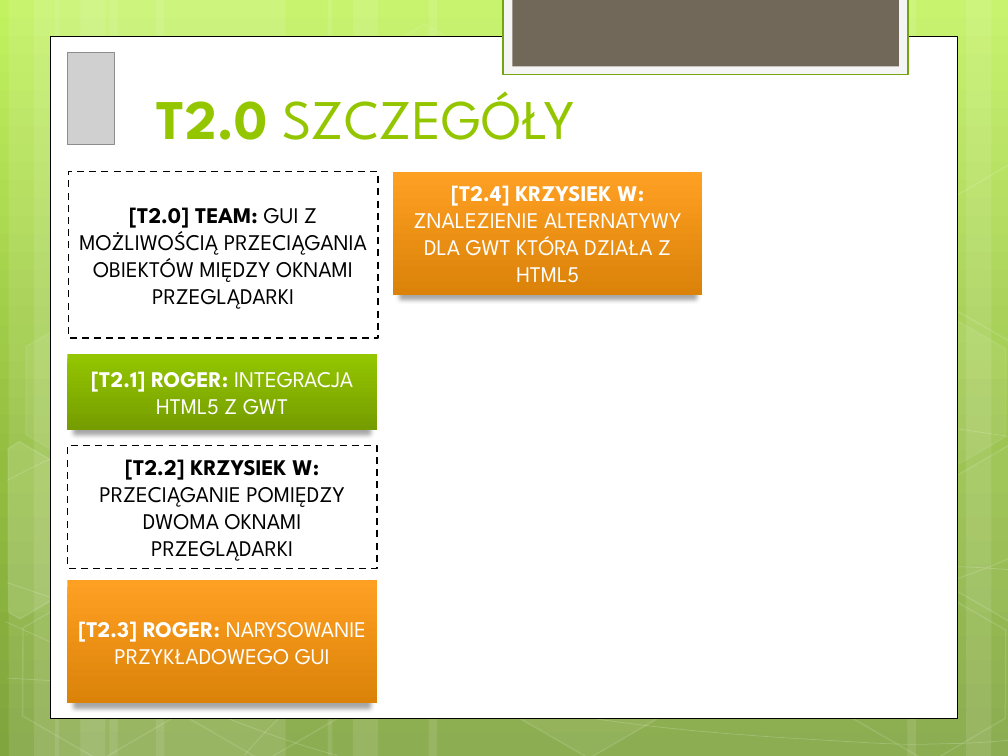
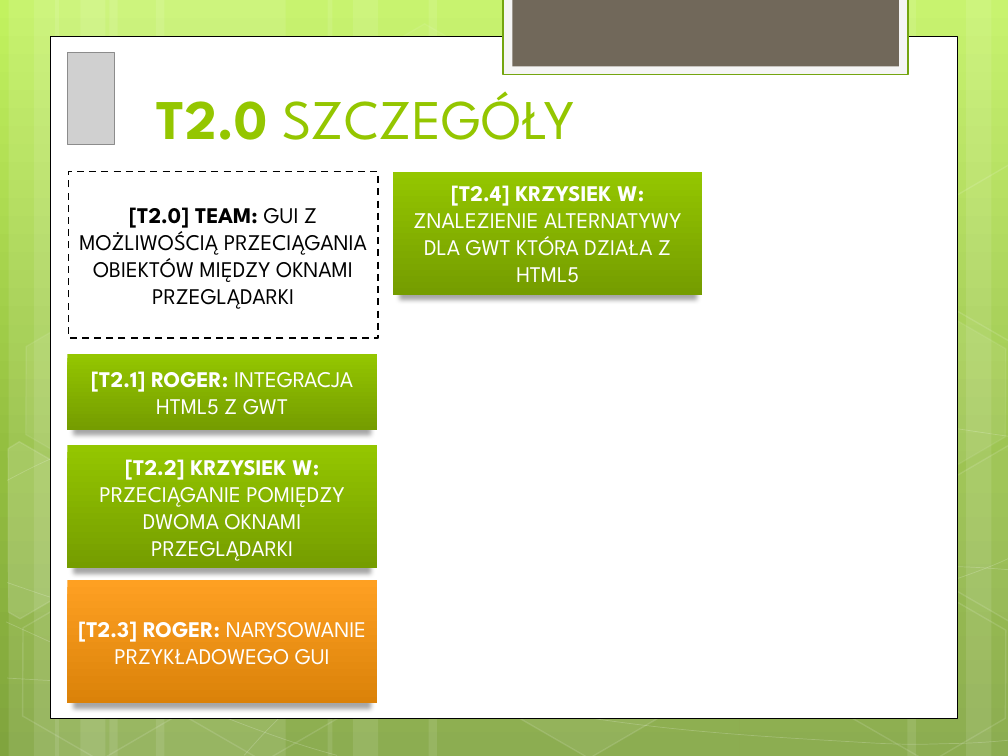
Before and after one commit to Blondas/planner2, a slide deck: slide 5 of dokumentacja/KPI.pptx (slide 4 before the commit). Drawn at 1008x756 pixels with LibreOffice and Linux fonts; fonts in the diff are those of the drawing; grey boxes stand for pictures. Boxes give left, top, right and bottom in pixels: in the first picture for what was removed or moved away, otherwise in the second. Text is boxed around its words. In the diff, an @@ line names an element or a change of style, - is before the commit and + after.

```diff
--- a/dokumentacja/KPI.pptx
+++ b/dokumentacja/KPI.pptx
@@ rectangle "[T2.4] KRZYSIEK W: ZNALEZIENIE ALTERNATYWY ..." at (393, 171, 703, 294): fill gradient #FEA022 to #DB820A to gradient #94C600 to #769D00 @@
@@ rectangle "[T2.2] KRZYSIEK W: PRZECIĄGANIE POMIĘDZY ..." at (68, 446, 377, 569): text colour #000000 to #FFFFFF; fill #FFFFFF to gradient #94C600 to #769D00; outline #000000 1.25 pt dashed to none; shadow on @@
```
Also in this commit, not shown: 2 other slides changed, 1 slide added, 1 other file.
